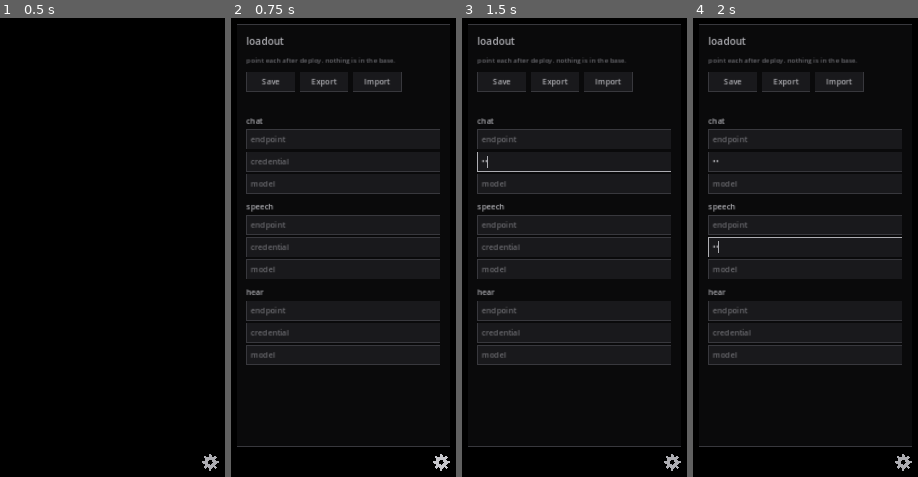
Above: before the commit, frames 1-4 (left to right).
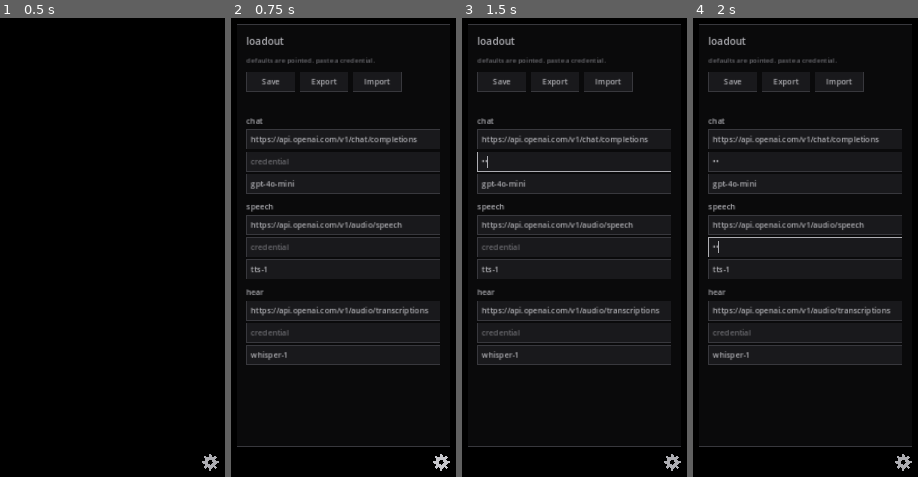
Above: after the commit, the same moments.

Repository: AutomatedPOS/loom-weave-godot
Game: Godot game, scene res://weave/Main.tscn
Same seed, same stepped clock (60 frames per second), same inputs: the game is played once before the commit and once after it.
Inputs (mouse positions are in pixels of both pictures, inside the frame that each line leads up to):
- Up to frame 1 (0.5 s): no input
- Up to frame 2 (0.75 s): click (440, 463) at 0.5 s
- Up to frame 3 (1.5 s): click (574, 160) at 1.27 s; type "12" at 1.35 s
- Up to frame 4 (2 s): click (805, 247) at 1.5 s; type "12" at 1.58 s

Frame 1 is identical in both runs. In frame 2, 2.5% of the frame differs, in the area x 6-88%, y 8-75%; in frame 3, 2.5%; in frame 4, 2.5%.

Commit message:
Prefill loadout endpoints and models so a key is enough.
A first open with no save reads weave/loadout_defaults.json.
Credentials stay blank. One pasted key copies into empty
credential fields on Save. A stored loadout still wins.

Co-authored-by: automatedpos <automatedpos@gmail.com>

Diff:
--- a/weave/Loadout.gd
+++ b/weave/Loadout.gd
@@ -3,10 +3,12 @@
 
 ## User loadout. Nothing here is in the deploy.
 const STORE := "user://loadout.json"
+const DEFAULTS_PATH := "res://weave/loadout_defaults.json"
 const VERSION := 1
 const CAPS := ["chat", "speech", "hear"]
 const FIELDS := ["endpoint", "credential", "model"]
 const SECRET_FIELDS := ["credential"]
+const POINTED_FIELDS := ["endpoint", "model"]
 
 var data: Dictionary = {}
 
@@ -30,6 +32,29 @@
 		"speech": empty_cap(),
 		"hear": empty_cap(),
 	}
+
+
+## Endpoints and models filled. Credentials stay blank. Used when
+## there is no saved loadout, so a key is enough to point.
+static func default_data() -> Dictionary:
+	var out := empty_data()
+	if not FileAccess.file_exists(DEFAULTS_PATH):
+		return out
+	var fa := FileAccess.open(DEFAULTS_PATH, FileAccess.READ)
+	if fa == null:
+		return out
+	var json := JSON.new()
+	if json.parse(fa.get_as_text()) != OK or typeof(json.data) != TYPE_DICTIONARY:
+		return out
+	var src: Dictionary = json.data
+	for cap in CAPS:
+		var block: Dictionary = out[cap]
+		var raw: Variant = src.get(cap, {})
+		if typeof(raw) != TYPE_DICTIONARY:
+			continue
+		for field in POINTED_FIELDS:
+			block[field] = str(raw.get(field, ""))
+	return out
 
 
 func cap_block(cap: String) -> Dictionary:
@@ -93,14 +118,14 @@
 
 func load_local() -> bool:
 	if not FileAccess.file_exists(STORE):
-		data = empty_data()
+		data = default_data()
 		return false
 	var fa := FileAccess.open(STORE, FileAccess.READ)
 	if fa == null:
-		data = empty_data()
+		data = default_data()
 		return false
 	if not from_text(fa.get_as_text()):
-		data = empty_data()
+		data = default_data()
 		return false
 	return true
 
--- a/weave/LoadoutPanel.gd
+++ b/weave/LoadoutPanel.gd
@@ -97,7 +97,7 @@
 	scroll.add_child(col)
 
 	col.add_child(_label("loadout", LoomTokens.V_TITLE))
-	col.add_child(_label("point each after deploy. nothing is in the base.", LoomTokens.V_MUTED))
+	col.add_child(_label("defaults are pointed. paste a credential.", LoomTokens.V_MUTED))
 
 	var row := HBoxContainer.new()
 	row.add_theme_constant_override(&"separation", LoomTokens.SPACE_2)
@@ -148,6 +148,7 @@
 
 func _on_save() -> void:
 	loadout.data = _read_fields()
+	_share_one_credential()
 	_write_fields(loadout.data)
 	var err := loadout.save()
 	if err != OK:
@@ -268,6 +269,21 @@
 	_import_text(str(_web_reader.result))
 
 
+## One pasted key covers the empty credential fields. Different
+## keys still win if they typed more than one.
+func _share_one_credential() -> void:
+	var filled: Array[String] = []
+	for cap in Loadout.CAPS:
+		if loadout.get_field(cap, "credential") != "":
+			filled.append(cap)
+	if filled.size() != 1:
+		return
+	var key := loadout.get_field(filled[0], "credential")
+	for cap in Loadout.CAPS:
+		if loadout.get_field(cap, "credential") == "":
+			loadout.set_field(cap, "credential", key)
+
+
 func _note(msg: String) -> void:
 	if _status:
 		_status.text = msg
--- /dev/null
+++ b/weave/loadout_defaults.json
@@ -0,0 +1,14 @@
+{
+	"chat": {
+		"endpoint": "https://api.openai.com/v1/chat/completions",
+		"model": "gpt-4o-mini"
+	},
+	"speech": {
+		"endpoint": "https://api.openai.com/v1/audio/speech",
+		"model": "tts-1"
+	},
+	"hear": {
+		"endpoint": "https://api.openai.com/v1/audio/transcriptions",
+		"model": "whisper-1"
+	}
+}
--- a/weave/loadout_smoke.gd
+++ b/weave/loadout_smoke.gd
@@ -9,6 +9,27 @@
 	var a := Loadout.new()
 	if not a.is_empty():
 		push_error("fresh loadout is not empty")
+		quit(1)
+		return
+	var starter := Loadout.new()
+	if starter.load_local():
+		push_error("missing store reported a save")
+		quit(1)
+		return
+	if starter.get_field("chat", "credential") != "":
+		push_error("starter leaked a credential")
+		quit(1)
+		return
+	if starter.get_field("chat", "endpoint") == "" or starter.get_field("chat", "model") == "":
+		push_error("starter did not point chat")
+		quit(1)
+		return
+	if not starter.get_field("chat", "endpoint").begins_with("https://"):
+		push_error("starter chat endpoint has no scheme")
+		quit(1)
+		return
+	if starter.get_field("speech", "model") == "" or starter.get_field("hear", "model") == "":
+		push_error("starter did not point speech or hear")
 		quit(1)
 		return
 	a.set_field("chat", "endpoint", "https://example.invalid/v1")
@@ -134,5 +155,39 @@
 				return
 
 	b.clear_local()
+	var fresh: Control = packed.instantiate()
+	root.add_child(fresh)
+	await process_frame
+	var blank := fresh.get_node_or_null("Interface/Panel") as LoadoutPanel
+	if blank == null:
+		push_error("no panel after clear")
+		quit(1)
+		return
+	blank.toggle()
+	var pointed: Dictionary = Loadout.default_data()["chat"]
+	var chat_ep := blank.field_edit("chat", "endpoint")
+	if chat_ep == null or chat_ep.text != str(pointed.get("endpoint", "")):
+		push_error("cleared panel did not show starter endpoint")
+		quit(1)
+		return
+	if blank.field_edit("chat", "model").text != str(pointed.get("model", "")):
+		push_error("cleared panel did not show starter model")
+		quit(1)
+		return
+	if blank.field_edit("chat", "credential").text != "":
+		push_error("starter credential was not blank")
+		quit(1)
+		return
+	blank.field_edit("chat", "credential").text = "only-key"
+	blank._on_save()
+	if blank.field_edit("speech", "credential").text != "only-key":
+		push_error("one key did not fill speech")
+		quit(1)
+		return
+	if blank.field_edit("hear", "credential").text != "only-key":
+		push_error("one key did not fill hear")
+		quit(1)
+		return
+	b.clear_local()
 	print("SMOKE loadout save/export/import + hidden panel")
 	quit(0)
Not shown, changed: artifacts/findings/2026-09-04-gear-panel.md
